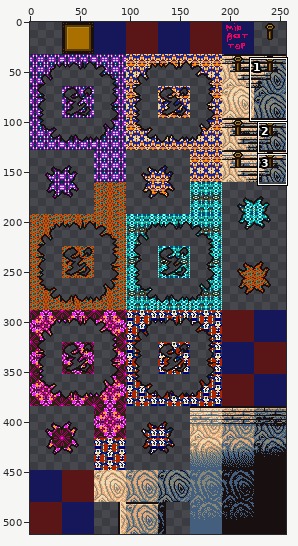
Sprite sheet -- ENTROPY/Graphics/Tilesets/Palace1.png. The picture above shows the old version from afar; the outline marks the close-up.
Close-up. Earlier state:
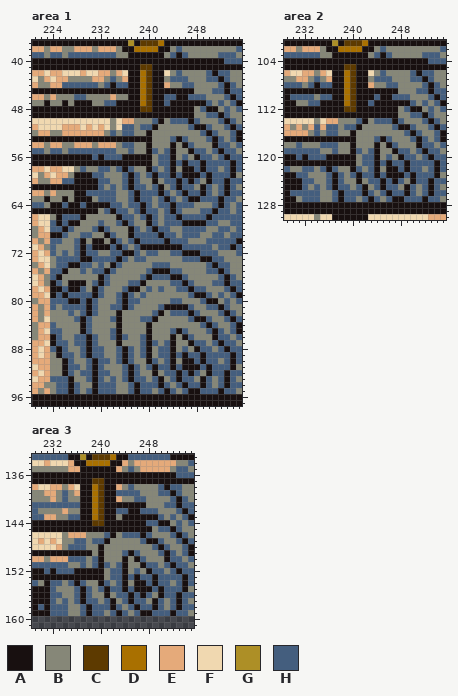
The file is 256x512 pixels. Shown: area 1: x 221..255, y 37..97; area 2: x 229..255, y 101..130; area 3: x 229..255, y 133..161.
Palette (. is transparent): A #181010  B #868778  C #5d3a00  D #a97000  E #e5aa7a  F #f0d8b0  G #ad8f26  H #445e7e
Pixels before, area 1, first column x 221:
37 AAAAAAAAAAAAAAAAGACCCDAAAAAAAAAAAAA
38 EEBEEBBEEEBEEEBAADDDDAABHBBBBBBBBBH
39 HHBHHBHHHHHHHHBBAAAAAABHAHBBBBBHHHB
40 AAAAAAAAAAAAAAAAAAAAAAAAAAAAAAAAHHH
41 AAAAAAAAAAAAAAAAAACCAAAAAAAAAAAAAAA
42 EEFEEFFFEFFEEBEFAADCAAFBHBBBBHAHHBB
43 FBEFEEBBBBEEBHBEAADCAABHHHBBBHHAHBB
44 EBBEEHHHHHHBHAHHAADCAAEBBHHBBBBHAHB
45 AAAAAAAAAAAAAAAAAADCAAAAAAABBBHHAHH
46 EEBEBBBHHBBBBEBBAADCAAHHAAHHHBBBHAH
47 BBABBABAAABBHHAAAADCAAHAAAAAAHBHBHA
48 AAAAAAAAAAAAAAAAAACCAAAAAAABHAABHBH
49 AAAAAAAAAAAAAAAAAAAAAAAAAAABBHHAHBB
50 FFFFFFFFFFFFFBFEEBBBHABHHHAHBBBHAHB
51 EFFFFEEEFEFEFBFHHBHHABBBBBHAAHBBHAH
52 BEEBBEEEEEEEBHBHHBBABBBBBBBBHAHBBHA
53 AAAAAAAAAAAAAAAAAAAABBBHAHBBBHAHBHA
54 EEBEEBBEEEBEEEBHHBBABBBABAHBBBAHHBH
55 HHBHHBHHHHHHHHBBHBBAHBHABBAHHBHAHHB
56 AAAAAAAAAAHAHHHAAAAABHHABHBAHHBHAHH
57 AAAAAAAAAAAAAAAAAAAABHHAHAHHAHHHHAH
58 EEFEEFFBHBBHHBHAHBBAHBHABAAHAHHBHAH
59 FBEFEEBAAAHHBBBHAHBHAHHAHAAAHAHHHAB
60 EBBEEHHAAAAHHBBHAHBBABHHAHAHBAHHAHH
61 AAAAAAAAAAAHBHBHAHHBHABHAHHBAHBHAHB
62 EEBEBBBAAHHHHHBBHAHHHAHBHAHHAHBHAHH
63 BBABBABAAABHHHBBHAHHBHAHBHAAHHHAHHB
64 HHBAAHAAHAAAAHHBHHAHBHHAHHHBBBHAHBH
65 AAAAAAAAAAABHAHHBHAHHBHAHBBBHHAHHBH
66 EFFBAHHHABBBBBAHHBHAHBHHAHHHHAHHHHH
67 EFFHAHAABBBHBBHAHBBAHBHHHAAAAHHBBHH
68 BEFHHAHBBBHAHBBBAHBHAHHBBHHHHBBHHBH
69 BEEAAHBBHHBBAHBBAHHHHAHHBHHHBBHHBHH
70 EBEHHBBHABAABAHBHAHHHHAHHHBBBHHHHHA
71 FEBHBBBHAHAAAHAHBHAAAAAAAHHHHHBHHAH
72 EFEHBHBHAHHBBHHAAHBHHBBHHAAAHHHBBBH
73 EFFBHHHHAAHHHHAHBHHBBBBBBHHHAAHHBBB
74 BEFBHHAAHHBHBAHBBBBBHHHBBBBBBHAHHBB
75 EBEHHABBHBHHAHBBBBBHAAAHHBBBBHHAHBB
76 FEBHABBBBBBAHBBBBBHAHHHAAHBBBBBHAHB
77 FEBAHBAAABHAHBBBHHABBBBHHAHBBBHHAHH
78 EFEAAHAAHBAHBBBHAABHBHBBHHAHHBBBHAH
79 EEFAHAHHHHAHBBHAHBHBBBBBBBHAAHBHBHA
80 BEEHHHAAHAHBBBHAHHBBBBBHHBBBHAABHBH
81 EBEHBHHHHAHBBHHAHBBBBHAAAAHBBHHAHBB
82 EBEBBBHBHAHBBBABBBBBHABHHHAHBBBHAHB
83 EBFBBBBHAHBBBHABBBHHABBBBBHAAHBBHAH
84 BEEHBBBBAHBBBBABBBBABBBBBBBBHAHBBHA
85 BEFHHBBBAHBBBHABBBBABBBHAHBBBHAHBHA
86 BEEAHBBHHAHBBHAHBBHABBBABAHBBBAHHBH
87 EEFAHHBHHAHBBBABBBHAHBHABBAHHBHAHHB
88 EFEHAHBBHAHHBBHAHBHABHHABHBAHHBHAHH
89 EFEBAHHBHAHHBBHAHBHABHHAHAHHAHHHHAH
90 EEEBBAHBBHAHHBHAHBBAHBHABAAHAHHBHAH
91 FEEBBAHHBHAHBBBHAHBHAHHAHAAAHAHHHAB
92 EFEBBAHBHHAHHBBHAHBBABHHAHAHBAHHAHH
93 FEEHHHABBHAHBHBHAHHBHABHAHHBAHBHAHB
94 EEBBHHAHBBAHHHBBHAHHHAHBHAHHAHBHAHH
95 EBEBHHAHBHAHHHBBHAHHBHAHBHAAHHHAHHB
96 AAAAAAAAAAAAAAAAAAAAAAAAAAAAAAAAAAA
97 AAAAAAAAAAAAAAAAAAAAAAAAAAAAAAAAAAA
Pixels before, area 2, first column x 229:
101 AAAAAAAAGACCCDAAAAAAAAAAAAA
102 EEBEEEBAADDDDAABHBBBBBBBBBH
103 HHHHHHBBAAAAAABHAHBBBBBHHHB
104 AAAAAAAAAAAAAAAAAAAAAAAAHHH
105 AAAAAAAAAACCAAAAAAAAAAAAAAA
106 EFFEEBEFAADCAAFBHBBBBHAHHBB
107 BBEEBHBEAADCAABHHHBBBHHAHBB
108 HHHBHAHHAADCAAEBBHHBBBBHAHB
109 AAAAAAAAAADCAAAAAAABBBHHAHH
110 AHHHHBHHAADCAAAHAAHHHBBBHAH
111 AABBHHAAAADCAAHAAAAAAHBHBHA
112 AAAAAAAAAACCAAAAAAABHAABHBH
113 AAAAAAAAAAAAAAAAAAABBHHAHBB
114 FFFFFBFEEBBBHABHHHAHBBBHAHB
115 EBEBEHEHHBHHABBBBBHAAHBBHAH
116 EEEEBHBHHBBABBBBBBBBHAHBBHA
117 AAAAAAAAAAAABBBHAHBBBHAHBHA
118 BBHBBBHHHBBABBBABAHBBBAHHBH
119 HHHHHHBBHBBAHBHABBAHHBHAHHB
120 AAHAHHHAAAAABHHABHBAHHBHAHH
121 AAAAAAAAAAAABHHAHAHHAHHHHAH
122 HBBHHBHAHBBAHBHABAAHAHHBHAH
123 AAHHBBBHAHBHAHHAHAAAHAHHHAB
124 AAAHHBBHAHBBABHHAHAHBAHHAHH
125 AAAHBHBHAHHBHABHAHHBAHBHAHB
126 AHHHHHBBHAHHHAHBHAHHAHBHAHH
127 AABHHHBBHAHHBHAHBHAAHHHAHHB
128 AAAAAAAAAAAAAAAAAAAAAAAAAAA
129 AAAAAAAAAAAAAAAAAAAAAAAAAAA
130 FFFFFBFFAAAAAAFFFFFFFFFFEEE
Pixels before, area 3, first column x 229:
133 HHHHHHAAGACCCDAAHHHHHHHAAAA
134 FFEFFFEAADDDDAAEBEEEEEEEBBH
135 BBBBBBEEAAAAAAEBHBEEEEEBHHB
136 AAAAAAAAAAAAAAAAAAAAAAAAHHH
137 AAAAAAAAAACCAAAAAAAAAAAAAAA
138 EFFEEBEFAADCAAEBHBBBBHAHHBB
139 BBEEBHBEAADCAAHHHHBBBHHAHBB
140 BBBEBHBBAADCAAEBBHHBBBBHAHB
141 HHHHHHHHAADCAAAAAAABBBHHAHH
142 HBBBBEBBAADCAAHHAAHHHBBBHAH
143 HHEEBBHHAADCAABAAAAAAHBHBHA
144 AAAAAAAAAACCAAAAAAAHHAABHBH
145 AAAAAAAAAAAAAAAAAAAABHHAHBB
146 FFFFFBEEEBBBHABHHHAHBBBHAHB
147 FEFEFBBHHBHHABBBBBHAAHBBHAH
148 FFFFEBHHHBBABBBBBBBBHAHBBHA
149 AAAAAAAAAABABBBHAHBBBHAHBHA
150 EEBEEEHHHBHABBBABAHBBBAHHBH
151 HHHHHHBBHBHAHBHABBAHHBHAHHB
152 AAHAHHHAAAAABHHABHBAHHBHAHH
153 AAAAAAAAAAAABHHAHAHHAHHHHAH
154 HBAHHBHAHBBAHBHABAAHAHHBHAH
155 AAAHBBBHAHBHAHHAHAAAHAHHHAB
156 AAAHHBBHAHBBABHHAHAHBAHHAHH
157 AAAHBHBHAHHBHABHAHHBAHBHAHB
158 AHAHHHBBHAHHHAHBHAHHAHBHAHH
159 AAAHHHBBHAHHBHAHBHAAHHHAHHB
New version:
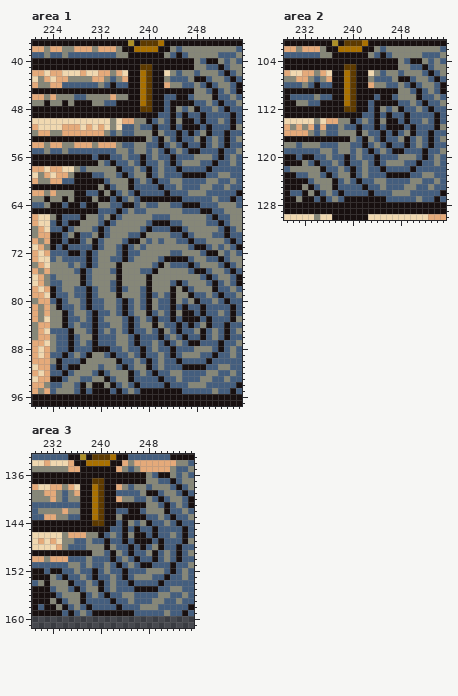
The exact change:
Changed rows in their new state; - is an unchanged pixel.
Area 1:
first column x 224:
40 ------------------------BH--B-B-
41 ------------------------BBHH-HBB
42 ------------------------H-BB-AH-
43 ------------------------AA-BB-AH
44 -------------------------HAHBB-A
45 --------------------------HA-B-A
46 ------------------------BB-AH-B-
47 ------------------------HHBHAH-B
48 -------------------H-BHBA-HBHAH-
49 ------------------HH-H-HHA--H-AH
50 ----------------A-BHABA--AHHBHAH
51 ------------------HHAHAA-HAHH--B
52 ----------------BA-HHAHAHB--HA-H
53 ----------------BHA----H-A-B-A-B
54 ----------------HHAHBH--HAHB-AH-
55 ----------------HBHAH-H-A-H-----
56 ---------A--BHH-H----H-HBBBHAHB-
57 --------BH-HHBH-HHB---BBBH-A--B-
58 --------BB-AH--H----HAHH-HA-H-H-
59 -----------HAHB-AHB-H----AH-BBHH
60 --------A---B---H-H-BB-H-HBB-HB-
61 --------BA--B---H--H-B--HBBH-B-H
62 --------ABAH------HAH-HBBB-H-H-A
63 --------AA-AHBHAAAA-AA-HH--BH-AH
64 --------BB--AA-B-HBBH-AAAHH-BB--
65 --------H-HA---HBB-BBBHHHAAH-B-B
66 --------H-AHBB-BB-H-BBBBBBHA--BB
67 ---------AHBBB--HAAA--BBBB--AHBB
68 -------------BBHAH--AA-BBB---AHB
69 ----A---AHB--H-ABBBB-HA-B----A--
70 AAHAAH--H-BBHA-B-B-BB--AHHBBB-AH
71 AHAH-H--HBBHAHBHBBBBBBB-AA---BHA
72 -H-AAHA---B--H--BB----BBB-AA-H--
73 HB---H--BB-HAHBB--HAAAA-BBH-AH--
74 -BBHB-AHB-BA------ABHHHAH-BB-AH-
75 BBB-HAHBBB-A---H--BBBB-HAA-BB-AH
76 -B---AH-BB-A---B-BBBBBB--HAHBB-A
77 H--BB-HBBBHA-BBBA----AHB--HA-B-A
78 -HBBH-AHB-HA-BBHA-B-ABAHBB-AH-B-
79 --HB--AHB--ABB--AH-HA--AHHBHAH-B
80 -A-BB---H-----BHA-HHABH-A-HBHAH-
81 BA--B---H-B----HA--H-H--HA--H-AH
82 --A--BHAHH-HAH--A-BHABA--AHHBHAH
83 --AH-B-AH-BBHAHB--HHAHAA-HAHH--B
84 B-AH-H-AHH-BHAH-BA-HHAHAHB--HA-H
85 --HA-B-AH--BHAHHBHA----H-A-B-A-B
86 B-HA-BBAHH-BBHA-HHAHBH--HAHB-AH-
87 B--A-BHAHHHB-HA-HBHAH-H-A-H-----
88 BH-AH-HAAAH-B-HAH----H-HBBBHAHB-
89 HHA----BBHA-HBHAHHB---BBBH-A--B-
90 -AH-HABBBB-AH--H----HAHH-HA-H-H-
91 HAHAA-BB---HAHB-AHB-H----AH-BBHH
92 HH---BBHA---B---H-H-BB-H-HBB-HB-
93 AA-B-H-BBA--B---H--H-B--HBBH-B-H
94 H-BB-A--ABAH------HAH-HBBB-H-H-A
95 HBBB-A--AA-AHBHAAAA-AA-HH--BH-AH
Area 2:
first column x 232:
104 ----------------BH--B-B-
105 ----------------BBHH-HBB
106 ----------------H-BB-AH-
107 ----------------AA-BB-AH
108 -----------------HAHBB-A
109 ------------------HA-B-A
110 ----------------BB-AH-B-
111 ----------------HHBHAH-B
112 -----------H-BHBA-HBHAH-
113 ----------HH-H-HHA--H-AH
114 --------A-BHABA--AHHBHAH
115 ----------HHAHAA-HAHH--B
116 --------BA-HHAHAHB--HA-H
117 --------BHA----H-A-B-A-B
118 --------HHAHBH--HAHB-AH-
119 --------HBHAH-H-A-H-----
120 -A--BHH-H----H-HBBBHAHB-
121 BH-HHBH-HHB---BBBH-A--B-
122 BB-AH--H----HAHH-HA-H-H-
123 ---HAHB-AHB-H----AH-BBHH
124 A---B---H-H-BB-H-HBB-HB-
125 BA--B---H--H-B--HBBH-B-H
126 ABAH------HAH-HBBB-H-H-A
127 AA-AHBHAAAA-AA-HH--BH-AH
Area 3:
first column x 232:
136 ----------------BH--B-B-
137 ----------------BBHH-HBB
138 ----------------H-BB-AH-
139 ----------------AA-BB-AH
140 -----------------HAHBB-A
141 ------------------HA-B-A
142 ----------------BB-AH-B-
143 ----------------HHBHAH-B
144 -----------H-BHBA-HBHAH-
145 ----------HH-H-HHA--H-AH
146 --------A-BHABA--AHHBHAH
147 ----------HHAHAA-HAHH--B
148 --------BA-HHAHAHB--HA-H
149 --------BHA----H-A-B-A-B
150 --------HHAHBH--HAHB-AH-
151 --------HBHAH-H-A-H-----
152 -A--BHH-H----H-HBBBHAHB-
153 BH-HHBH-HHB---BBBH-A--B-
154 BB-AH--H----HAHH-HA-H-H-
155 ---HAHB-AHB-H----AH-BBHH
156 A---B---H-H-BB-H-HBB-HB-
157 BA--B---H--H-B--HBBH-B-H
158 ABAH------HAH-HBBB-H-H-A
159 AA-AHBHAAAA-AA-HH--BH-AH
